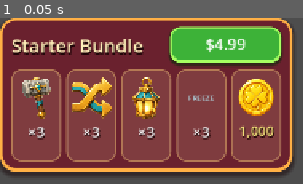
Above: before the commit, frame 1.
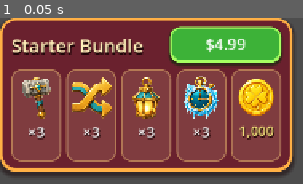
Above: after the commit, the same moment.

Repository: vladeque/sorting-puzzle
Game: Godot game, scene res://scenes/ui/shop_bundle_card.tscn
The game is run twice, just before and just after one commit, with the same random seed, the same clock (stepped at 60 frames per second) and the same inputs. This scene is started directly instead of the project's main scene.
Inputs:
- Up to frame 1 (0.05 s): no input

The runs differ from the first frame. In frame 1, 1.9% of the frame differs, in the area x 60-73%, y 34-61%.

Commit message:
Update shop bundle card scene metadata and freezer icon

Diff:
--- a/scenes/ui/shop_bundle_card.tscn
+++ b/scenes/ui/shop_bundle_card.tscn
@@ -1,12 +1,17 @@
-[gd_scene load_steps=11 format=3]
-
-[ext_resource type="Script" path="res://scripts/shop_bundle_card.gd" id="1_script"]
-[ext_resource type="Texture2D" path="res://assets/abilities/ability_hammer.png" id="2_hammer"]
-[ext_resource type="Texture2D" path="res://assets/abilities/ability_shuffle.png" id="3_shuffle"]
-[ext_resource type="Texture2D" path="res://assets/abilities/ability_lantern.png" id="4_lantern"]
-[ext_resource type="Texture2D" path="res://assets/ui/clover_coin_transparent_96x96.png" id="5_coin"]
+[gd_scene format=3 uid="uid://d4mopl1b3mss7"]
+
+[ext_resource type="Script" uid="uid://ctwbrdwrme8jm" path="res://scripts/shop_bundle_card.gd" id="1_script"]
+[ext_resource type="Texture2D" uid="uid://h4ru3gdl5338" path="res://assets/abilities/ability_hammer.png" id="2_hammer"]
+[ext_resource type="Texture2D" uid="uid://x0qk7pd87bfv" path="res://assets/abilities/ability_shuffle.png" id="3_shuffle"]
+[ext_resource type="Texture2D" uid="uid://dwmyah5l2r82d" path="res://assets/abilities/ability_lantern.png" id="4_lantern"]
+[ext_resource type="Texture2D" uid="uid://ce5g86tlfcvli" path="res://assets/ui/clover_coin_transparent_96x96.png" id="5_coin"]
+[ext_resource type="Texture2D" uid="uid://x6rx0xrv78dw" path="res://assets/abilities/ice_clock_icon_256x256.png" id="5_d3y3u"]
 
 [sub_resource type="StyleBoxFlat" id="StyleBoxFlat_card"]
+content_margin_left = 18.0
+content_margin_top = 14.0
+content_margin_right = 18.0
+content_margin_bottom = 16.0
 bg_color = Color(0.42, 0.13, 0.18, 0.98)
 border_width_left = 4
 border_width_top = 4
@@ -20,26 +25,6 @@
 shadow_color = Color(0.08, 0.01, 0.02, 0.48)
 shadow_size = 7
 shadow_offset = Vector2(0, 5)
-content_margin_left = 18.0
-content_margin_top = 14.0
-content_margin_right = 18.0
-content_margin_bottom = 16.0
-
-[sub_resource type="StyleBoxFlat" id="StyleBoxFlat_reward"]
-bg_color = Color(1, 0.89, 0.67, 0.14)
-border_width_left = 2
-border_width_top = 2
-border_width_right = 2
-border_width_bottom = 2
-border_color = Color(1, 0.83, 0.48, 0.5)
-corner_radius_top_left = 15
-corner_radius_top_right = 15
-corner_radius_bottom_right = 15
-corner_radius_bottom_left = 15
-content_margin_left = 4.0
-content_margin_top = 5.0
-content_margin_right = 4.0
-content_margin_bottom = 5.0
 
 [sub_resource type="StyleBoxFlat" id="StyleBoxFlat_button"]
 bg_color = Color(0.24, 0.7, 0.22, 1)
@@ -70,21 +55,36 @@
 
 [sub_resource type="StyleBoxEmpty" id="StyleBoxEmpty_focus"]
 
-[node name="ShopBundleCard" type="PanelContainer"]
+[sub_resource type="StyleBoxFlat" id="StyleBoxFlat_reward"]
+content_margin_left = 4.0
+content_margin_top = 5.0
+content_margin_right = 4.0
+content_margin_bottom = 5.0
+bg_color = Color(1, 0.89, 0.67, 0.14)
+border_width_left = 2
+border_width_top = 2
+border_width_right = 2
+border_width_bottom = 2
+border_color = Color(1, 0.83, 0.48, 0.5)
+corner_radius_top_left = 15
+corner_radius_top_right = 15
+corner_radius_bottom_right = 15
+corner_radius_bottom_left = 15
+
+[node name="ShopBundleCard" type="PanelContainer" unique_id=1914459394]
 custom_minimum_size = Vector2(0, 246)
-layout_mode = 2
 theme_override_styles/panel = SubResource("StyleBoxFlat_card")
 script = ExtResource("1_script")
 
-[node name="CardStack" type="VBoxContainer" parent="."]
+[node name="CardStack" type="VBoxContainer" parent="." unique_id=1658340845]
 layout_mode = 2
 theme_override_constants/separation = 10
 
-[node name="Header" type="HBoxContainer" parent="CardStack"]
+[node name="Header" type="HBoxContainer" parent="CardStack" unique_id=2093809261]
 layout_mode = 2
 theme_override_constants/separation = 12
 
-[node name="TitleLabel" type="Label" parent="CardStack/Header"]
+[node name="TitleLabel" type="Label" parent="CardStack/Header" unique_id=151217595]
 unique_name_in_owner = true
 layout_mode = 2
 size_flags_horizontal = 3
@@ -95,165 +95,150 @@
 text = "Starter Bundle"
 vertical_alignment = 1
 
-[node name="PurchaseButton" type="Button" parent="CardStack/Header"]
+[node name="PurchaseButton" type="Button" parent="CardStack/Header" unique_id=1852880686]
 unique_name_in_owner = true
 custom_minimum_size = Vector2(178, 58)
 layout_mode = 2
 focus_mode = 0
 mouse_default_cursor_shape = 2
 theme_override_colors/font_color = Color(1, 1, 1, 1)
+theme_override_colors/font_pressed_color = Color(1, 1, 1, 1)
 theme_override_colors/font_hover_color = Color(1, 1, 1, 1)
-theme_override_colors/font_pressed_color = Color(1, 1, 1, 1)
 theme_override_colors/font_disabled_color = Color(1, 1, 1, 0.72)
-theme_override_colors/font_shadow_color = Color(0.02, 0.12, 0.02, 0.9)
-theme_override_constants/shadow_offset_y = 2
 theme_override_font_sizes/font_size = 25
 theme_override_styles/normal = SubResource("StyleBoxFlat_button")
+theme_override_styles/pressed = SubResource("StyleBoxFlat_button_pressed")
 theme_override_styles/hover = SubResource("StyleBoxFlat_button")
-theme_override_styles/pressed = SubResource("StyleBoxFlat_button_pressed")
 theme_override_styles/disabled = SubResource("StyleBoxFlat_button_pressed")
 theme_override_styles/focus = SubResource("StyleBoxEmpty_focus")
 text = "$4.99"
 
-[node name="Rewards" type="HBoxContainer" parent="CardStack"]
+[node name="Rewards" type="HBoxContainer" parent="CardStack" unique_id=1210093075]
 layout_mode = 2
 size_flags_vertical = 3
 theme_override_constants/separation = 8
 
-[node name="HammerReward" type="PanelContainer" parent="CardStack/Rewards"]
-layout_mode = 2
-size_flags_horizontal = 3
-theme_override_styles/panel = SubResource("StyleBoxFlat_reward")
-
-[node name="Stack" type="VBoxContainer" parent="CardStack/Rewards/HammerReward"]
-layout_mode = 2
-theme_override_constants/separation = -4
-
-[node name="Icon" type="TextureRect" parent="CardStack/Rewards/HammerReward/Stack"]
+[node name="HammerReward" type="PanelContainer" parent="CardStack/Rewards" unique_id=1723403800]
+layout_mode = 2
+size_flags_horizontal = 3
+theme_override_styles/panel = SubResource("StyleBoxFlat_reward")
+
+[node name="Stack" type="VBoxContainer" parent="CardStack/Rewards/HammerReward" unique_id=1858107192]
+layout_mode = 2
+theme_override_constants/separation = -4
+
+[node name="Icon" type="TextureRect" parent="CardStack/Rewards/HammerReward/Stack" unique_id=702875276]
 custom_minimum_size = Vector2(72, 82)
 layout_mode = 2
 texture = ExtResource("2_hammer")
 expand_mode = 1
 stretch_mode = 5
 
-[node name="HammerCount" type="Label" parent="CardStack/Rewards/HammerReward/Stack"]
-unique_name_in_owner = true
-layout_mode = 2
-theme_override_colors/font_color = Color(1, 1, 1, 1)
-theme_override_colors/font_shadow_color = Color(0.12, 0.01, 0.02, 1)
-theme_override_constants/shadow_offset_y = 2
-theme_override_font_sizes/font_size = 24
-text = "×3"
-horizontal_alignment = 1
-
-[node name="ShuffleReward" type="PanelContainer" parent="CardStack/Rewards"]
-layout_mode = 2
-size_flags_horizontal = 3
-theme_override_styles/panel = SubResource("StyleBoxFlat_reward")
-
-[node name="Stack" type="VBoxContainer" parent="CardStack/Rewards/ShuffleReward"]
-layout_mode = 2
-theme_override_constants/separation = -4
-
-[node name="Icon" type="TextureRect" parent="CardStack/Rewards/ShuffleReward/Stack"]
+[node name="HammerCount" type="Label" parent="CardStack/Rewards/HammerReward/Stack" unique_id=1629700746]
+unique_name_in_owner = true
+layout_mode = 2
+theme_override_colors/font_color = Color(1, 1, 1, 1)
+theme_override_colors/font_shadow_color = Color(0.12, 0.01, 0.02, 1)
+theme_override_constants/shadow_offset_y = 2
+theme_override_font_sizes/font_size = 24
+text = "×3"
+horizontal_alignment = 1
+
+[node name="ShuffleReward" type="PanelContainer" parent="CardStack/Rewards" unique_id=1847635692]
+layout_mode = 2
+size_flags_horizontal = 3
+theme_override_styles/panel = SubResource("StyleBoxFlat_reward")
+
+[node name="Stack" type="VBoxContainer" parent="CardStack/Rewards/ShuffleReward" unique_id=803402534]
+layout_mode = 2
+theme_override_constants/separation = -4
+
+[node name="Icon" type="TextureRect" parent="CardStack/Rewards/ShuffleReward/Stack" unique_id=1998410384]
 custom_minimum_size = Vector2(72, 82)
 layout_mode = 2
 texture = ExtResource("3_shuffle")
 expand_mode = 1
 stretch_mode = 5
 
-[node name="ShuffleCount" type="Label" parent="CardStack/Rewards/ShuffleReward/Stack"]
-unique_name_in_owner = true
-layout_mode = 2
-theme_override_colors/font_color = Color(1, 1, 1, 1)
-theme_override_colors/font_shadow_color = Color(0.12, 0.01, 0.02, 1)
-theme_override_constants/shadow_offset_y = 2
-theme_override_font_sizes/font_size = 24
-text = "×3"
-horizontal_alignment = 1
-
-[node name="LanternReward" type="PanelContainer" parent="CardStack/Rewards"]
-layout_mode = 2
-size_flags_horizontal = 3
-theme_override_styles/panel = SubResource("StyleBoxFlat_reward")
-
-[node name="Stack" type="VBoxContainer" parent="CardStack/Rewards/LanternReward"]
-layout_mode = 2
-theme_override_constants/separation = -4
-
-[node name="Icon" type="TextureRect" parent="CardStack/Rewards/LanternReward/Stack"]
+[node name="ShuffleCount" type="Label" parent="CardStack/Rewards/ShuffleReward/Stack" unique_id=67903146]
+unique_name_in_owner = true
+layout_mode = 2
+theme_override_colors/font_color = Color(1, 1, 1, 1)
+theme_override_colors/font_shadow_color = Color(0.12, 0.01, 0.02, 1)
+theme_override_constants/shadow_offset_y = 2
+theme_override_font_sizes/font_size = 24
+text = "×3"
+horizontal_alignment = 1
+
+[node name="LanternReward" type="PanelContainer" parent="CardStack/Rewards" unique_id=86008521]
+layout_mode = 2
+size_flags_horizontal = 3
+theme_override_styles/panel = SubResource("StyleBoxFlat_reward")
+
+[node name="Stack" type="VBoxContainer" parent="CardStack/Rewards/LanternReward" unique_id=2119830576]
+layout_mode = 2
+theme_override_constants/separation = -4
+
+[node name="Icon" type="TextureRect" parent="CardStack/Rewards/LanternReward/Stack" unique_id=1503845685]
 custom_minimum_size = Vector2(72, 82)
 layout_mode = 2
 texture = ExtResource("4_lantern")
 expand_mode = 1
 stretch_mode = 5
 
-[node name="LanternCount" type="Label" parent="CardStack/Rewards/LanternReward/Stack"]
-unique_name_in_owner = true
-layout_mode = 2
-theme_override_colors/font_color = Color(1, 1, 1, 1)
-theme_override_colors/font_shadow_color = Color(0.12, 0.01, 0.02, 1)
-theme_override_constants/shadow_offset_y = 2
-theme_override_font_sizes/font_size = 24
-text = "×3"
-horizontal_alignment = 1
-
-[node name="FreezerReward" type="PanelContainer" parent="CardStack/Rewards"]
-layout_mode = 2
-size_flags_horizontal = 3
-theme_override_styles/panel = SubResource("StyleBoxFlat_reward")
-
-[node name="Stack" type="VBoxContainer" parent="CardStack/Rewards/FreezerReward"]
-layout_mode = 2
-theme_override_constants/separation = -4
-
-[node name="Icon" type="TextureRect" parent="CardStack/Rewards/FreezerReward/Stack"]
-custom_minimum_size = Vector2(72, 82)
-layout_mode = 2
-expand_mode = 1
-stretch_mode = 5
-
-[node name="ArtPendingLabel" type="Label" parent="CardStack/Rewards/FreezerReward/Stack/Icon"]
-layout_mode = 1
-anchors_preset = 15
-anchor_right = 1.0
-anchor_bottom = 1.0
-grow_horizontal = 2
-grow_vertical = 2
-mouse_filter = 2
-theme_override_colors/font_color = Color(0.72, 0.95, 1, 1)
-theme_override_font_sizes/font_size = 12
-text = "FREEZE"
-horizontal_alignment = 1
-vertical_alignment = 1
-
-[node name="FreezerCount" type="Label" parent="CardStack/Rewards/FreezerReward/Stack"]
-unique_name_in_owner = true
-layout_mode = 2
-theme_override_colors/font_color = Color(1, 1, 1, 1)
-theme_override_colors/font_shadow_color = Color(0.12, 0.01, 0.02, 1)
-theme_override_constants/shadow_offset_y = 2
-theme_override_font_sizes/font_size = 24
-text = "×3"
-horizontal_alignment = 1
-
-[node name="CoinReward" type="PanelContainer" parent="CardStack/Rewards"]
-layout_mode = 2
-size_flags_horizontal = 3
-theme_override_styles/panel = SubResource("StyleBoxFlat_reward")
-
-[node name="Stack" type="VBoxContainer" parent="CardStack/Rewards/CoinReward"]
-layout_mode = 2
-theme_override_constants/separation = -4
-
-[node name="Icon" type="TextureRect" parent="CardStack/Rewards/CoinReward/Stack"]
+[node name="LanternCount" type="Label" parent="CardStack/Rewards/LanternReward/Stack" unique_id=1081869248]
+unique_name_in_owner = true
+layout_mode = 2
+theme_override_colors/font_color = Color(1, 1, 1, 1)
+theme_override_colors/font_shadow_color = Color(0.12, 0.01, 0.02, 1)
+theme_override_constants/shadow_offset_y = 2
+theme_override_font_sizes/font_size = 24
+text = "×3"
+horizontal_alignment = 1
+
+[node name="FreezerReward" type="PanelContainer" parent="CardStack/Rewards" unique_id=1041077588]
+layout_mode = 2
+size_flags_horizontal = 3
+theme_override_styles/panel = SubResource("StyleBoxFlat_reward")
+
+[node name="Stack" type="VBoxContainer" parent="CardStack/Rewards/FreezerReward" unique_id=608025019]
+layout_mode = 2
+theme_override_constants/separation = -4
+
+[node name="Icon" type="TextureRect" parent="CardStack/Rewards/FreezerReward/Stack" unique_id=1517493974]
+custom_minimum_size = Vector2(72, 82)
+layout_mode = 2
+texture = ExtResource("5_d3y3u")
+expand_mode = 1
+stretch_mode = 5
+
+[node name="FreezerCount" type="Label" parent="CardStack/Rewards/FreezerReward/Stack" unique_id=1313314302]
+unique_name_in_owner = true
+layout_mode = 2
+theme_override_colors/font_color = Color(1, 1, 1, 1)
+theme_override_colors/font_shadow_color = Color(0.12, 0.01, 0.02, 1)
+theme_override_constants/shadow_offset_y = 2
+theme_override_font_sizes/font_size = 24
+text = "×3"
+horizontal_alignment = 1
+
+[node name="CoinReward" type="PanelContainer" parent="CardStack/Rewards" unique_id=1190262120]
+layout_mode = 2
+size_flags_horizontal = 3
+theme_override_styles/panel = SubResource("StyleBoxFlat_reward")
+
+[node name="Stack" type="VBoxContainer" parent="CardStack/Rewards/CoinReward" unique_id=204282156]
+layout_mode = 2
+theme_override_constants/separation = -4
+
+[node name="Icon" type="TextureRect" parent="CardStack/Rewards/CoinReward/Stack" unique_id=1066467120]
 custom_minimum_size = Vector2(72, 82)
 layout_mode = 2
 texture = ExtResource("5_coin")
 expand_mode = 1
 stretch_mode = 5
 
-[node name="CoinCount" type="Label" parent="CardStack/Rewards/CoinReward/Stack"]
+[node name="CoinCount" type="Label" parent="CardStack/Rewards/CoinReward/Stack" unique_id=2066107440]
 unique_name_in_owner = true
 layout_mode = 2
 theme_override_colors/font_color = Color(1, 0.93, 0.5, 1)
Binary file added: tmp/imagegen/reward_chest_candidates/chroma_sources/direction-2a-chroma-source.png
Not shown, added: tmp/imagegen/reward_chest_candidates/chroma_sources/direction-2a-chroma-source.png.import
Binary file added: tmp/imagegen/reward_chest_candidates/chroma_sources/direction-2b-chroma-source.png
Not shown, added: tmp/imagegen/reward_chest_candidates/chroma_sources/direction-2b-chroma-source.png.import
Binary file added: tmp/imagegen/reward_chest_candidates/direction-1a-reference-faithful.png
Not shown, added: tmp/imagegen/reward_chest_candidates/direction-1a-reference-faithful.png.import
Binary file added: tmp/imagegen/reward_chest_candidates/direction-1b-reference-dynamic.png
Not shown, added: tmp/imagegen/reward_chest_candidates/direction-1b-reference-dynamic.png.import
Binary file added: tmp/imagegen/reward_chest_candidates/direction-2a-clean-transparent.png
Not shown, added: tmp/imagegen/reward_chest_candidates/direction-2a-clean-transparent.png.import
Binary file added: tmp/imagegen/reward_chest_candidates/direction-2b-clean-transparent.png
Not shown, added: tmp/imagegen/reward_chest_candidates/direction-2b-clean-transparent.png.import
(and 8 more such lines)
